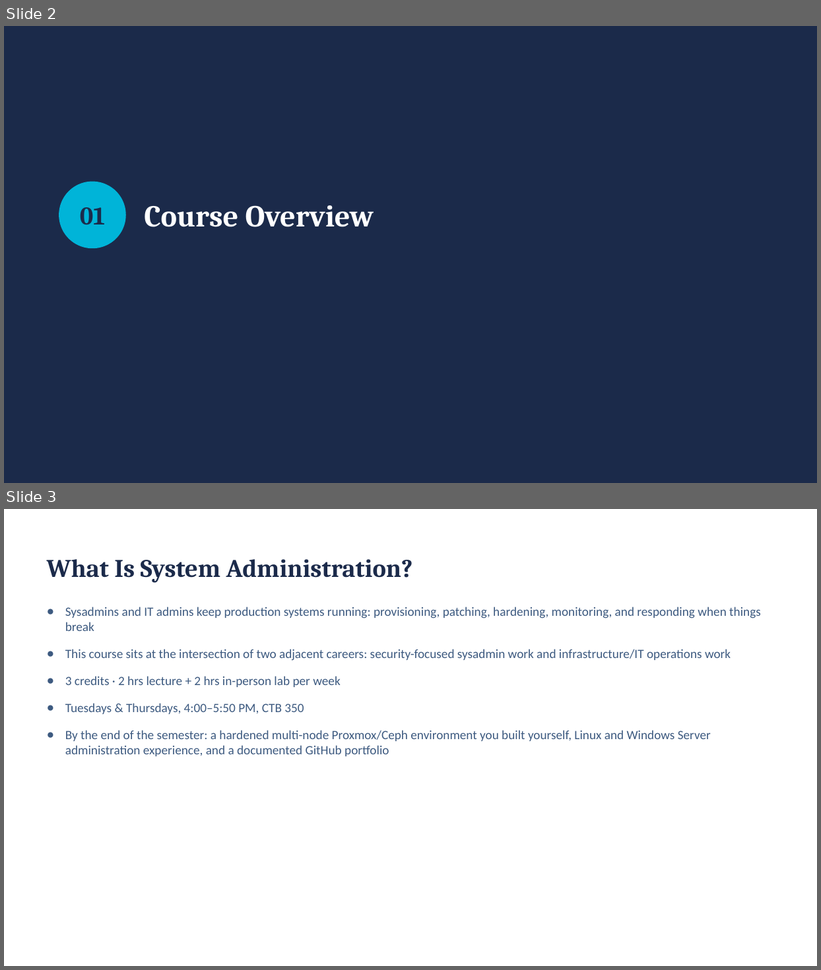
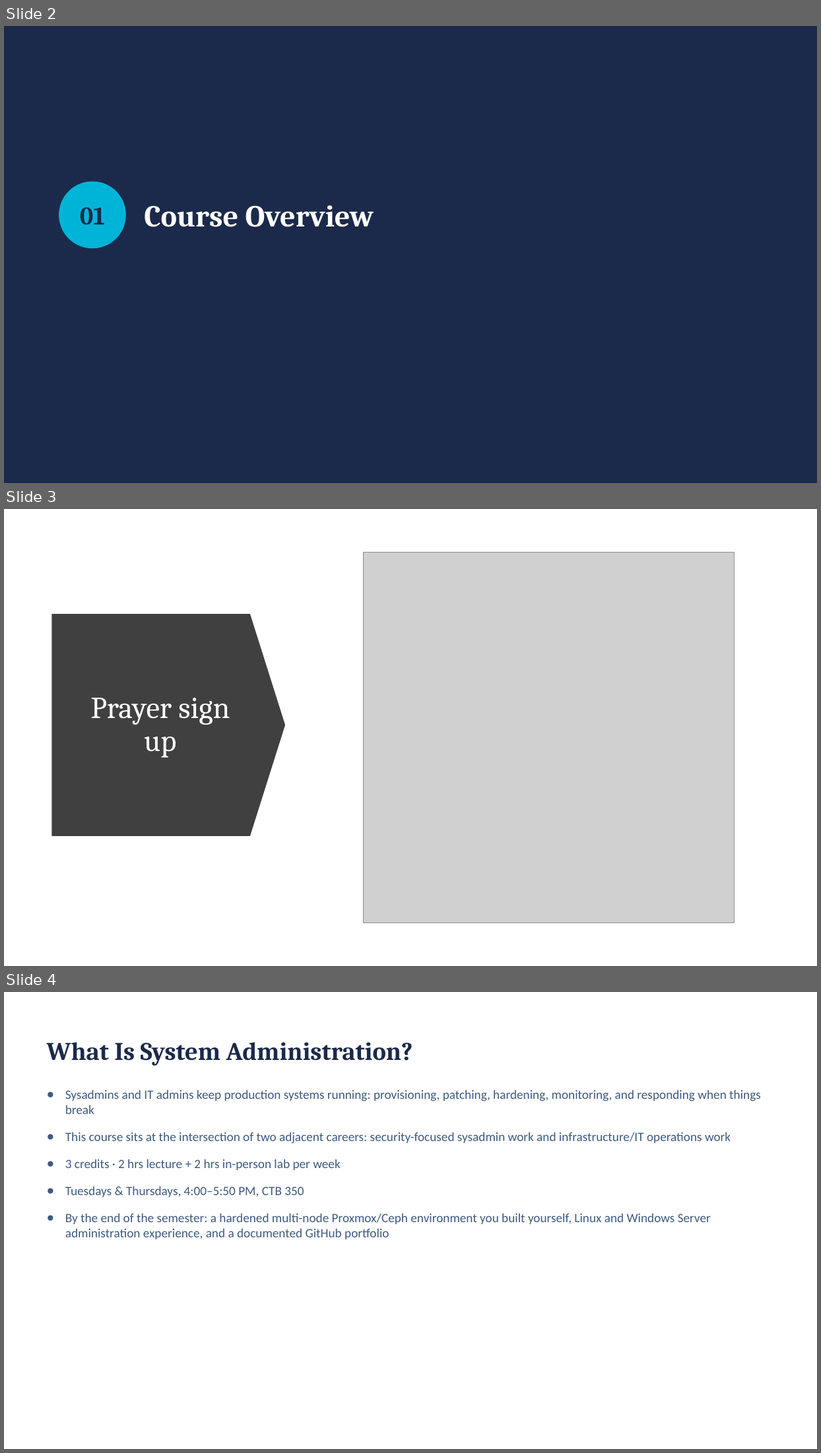
Before and after one commit to BYU-CYBER-444/byu-cyber-444.github.io, a slide deck: lectures/CYBER444_Week01_Introduction_and_Environment_Setup.pptx. Shown one above the other, each under a label of ours: slides 2 and 3 before the commit, slides 2, 3 and 4 after it. The pictures are 821x970 and 821x1453 pixels, drawn with LibreOffice and Linux fonts; fonts in the diff are those of the drawing; grey boxes stand for pictures. Boxes give left, top, right and bottom in pixels: in the first picture for what was removed or moved away, otherwise in the second. Text is boxed around its words. In the diff, an @@ line names an element or a change of style, - is before the commit and + after.

```diff
--- a/lectures/CYBER444_Week01_Introduction_and_Environment_Setup.pptx
+++ b/lectures/CYBER444_Week01_Introduction_and_Environment_Setup.pptx
@@ slide 3 added at bbox=[4, 509, 817, 966], background #FFFFFF @@
@@ picture added at bbox=[363, 552, 735, 923] @@
@@ down arrow added at bbox=[52, 614, 286, 836], fill #404040 @@
@@ text added at bbox=[90, 698, 230, 758], 36 pt, text #FFFFFF @@
+Prayer sign up
@@ what was slide 3 is now slide 4 @@
```
Also in this commit, not shown: 5 slides changed, 1 other slide added.
